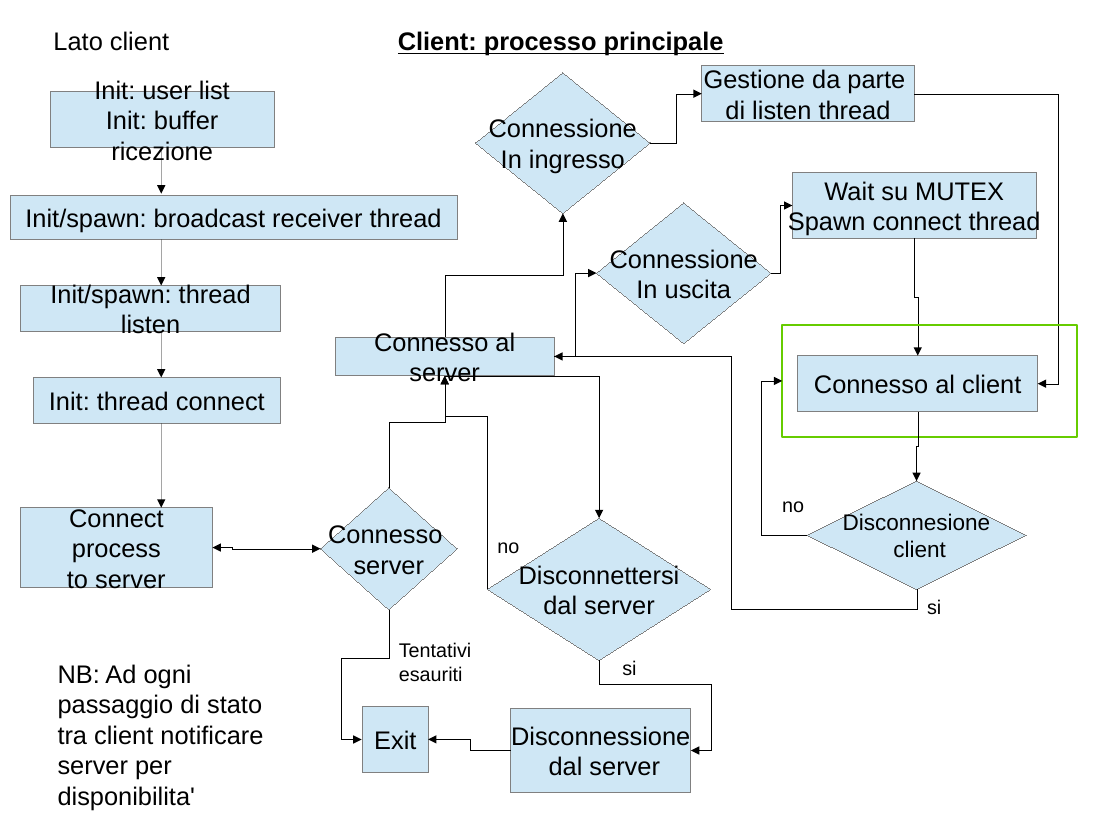
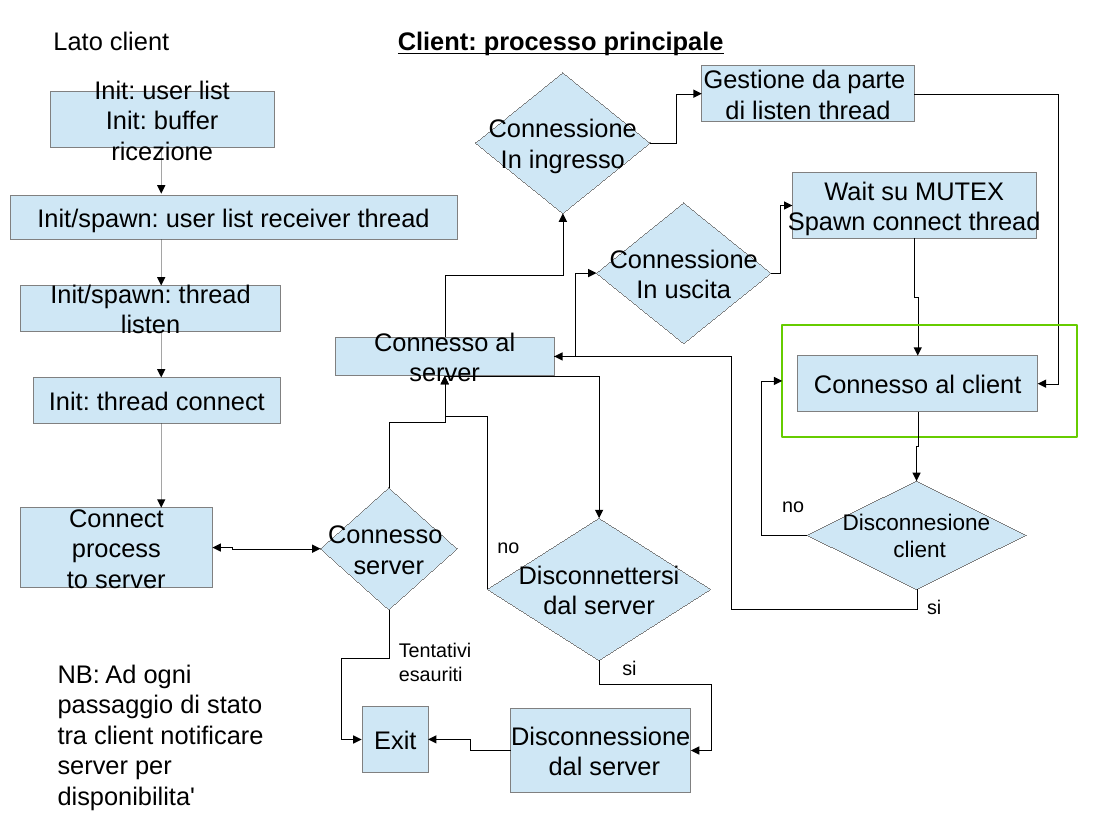
Before and after one commit to polyc/talk-service, a slide deck: slide 5 of SO_projectDiagram.odp. Drawn at 1120x840 pixels with LibreOffice and Linux fonts; fonts in the diff are those of the drawing. Boxes give left, top, right and bottom in pixels: in the first picture for what was removed or moved away, otherwise in the second. Text is boxed around its words. In the diff, an @@ line names an element or a change of style, - is before the commit and + after.

Commit message:
modifica alla parte di invio della lista utenti non piu in udp ma in tcp con un thread per ogni client connesso

```diff
--- a/SO_projectDiagram.odp
+++ b/SO_projectDiagram.odp
@@ text in rectangle at (x1=37, y1=208, x2=430, y2=233): text changed @@
-Init/spawn: broadcast receiver thread
+Init/spawn: user list receiver thread
```
Also in this commit, not shown: 5 other slides changed, 4 slides added, 2 slides removed.
